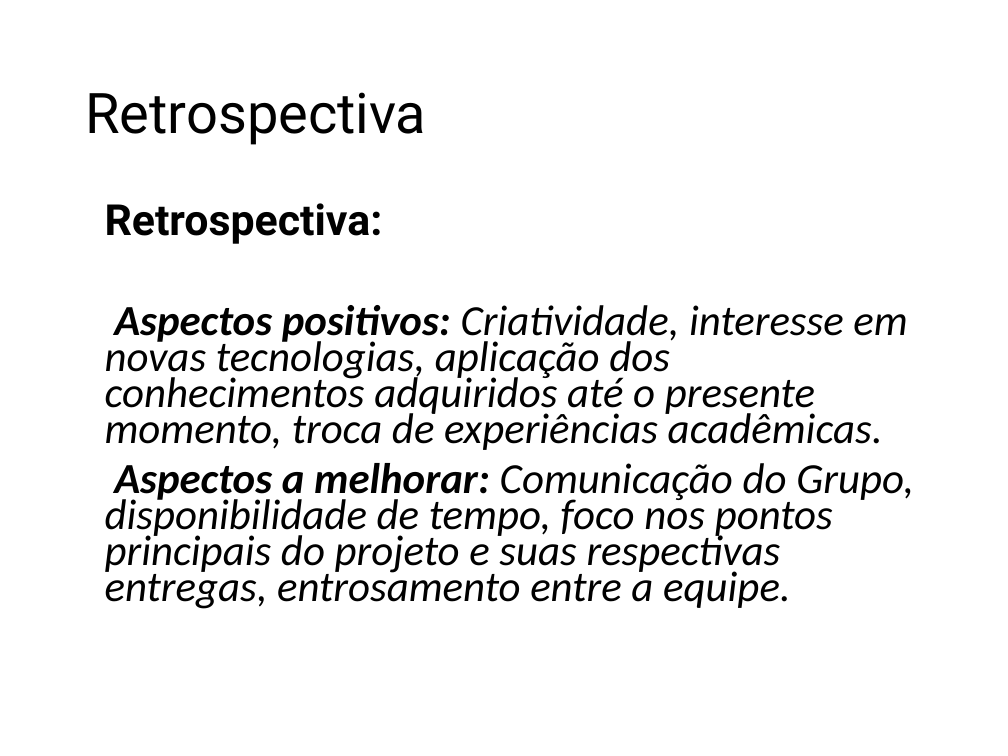
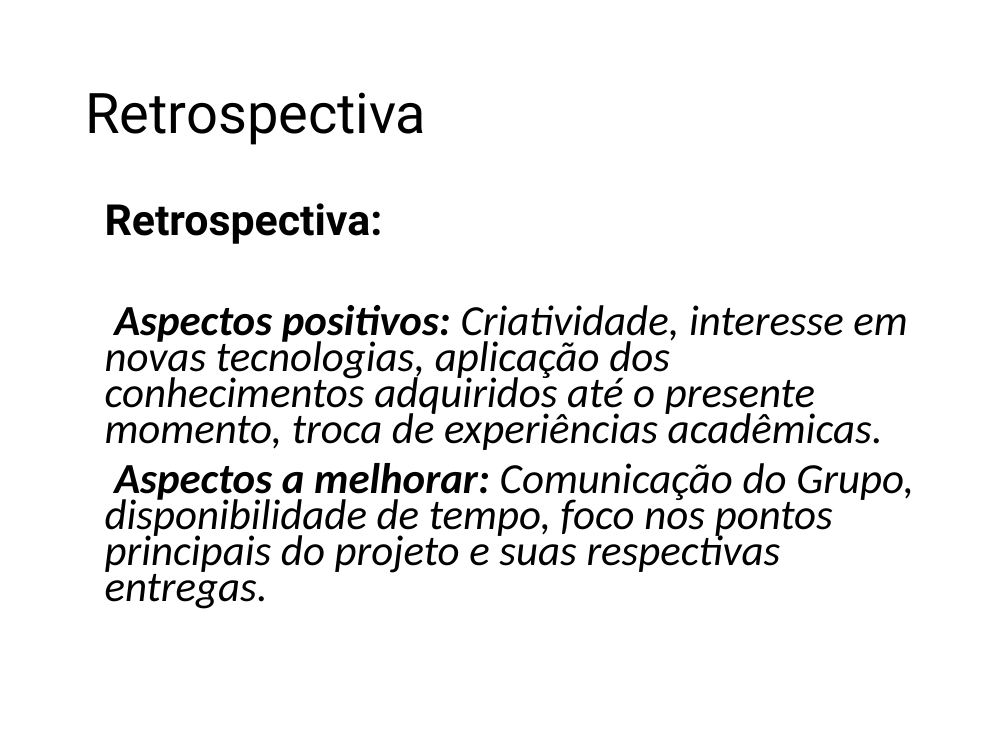
Before and after one commit to LeonDias1989/Kcal-Control, a slide deck: slide 26 of Kcal Control.pptx (slide 28 before the commit). Drawn at 1008x756 pixels with LibreOffice and Linux fonts; fonts in the diff are those of the drawing. Boxes give left, top, right and bottom in pixels: in the first picture for what was removed or moved away, otherwise in the second. Text is boxed around its words. In the diff, an @@ line names an element or a change of style, - is before the commit and + after.

```diff
--- a/Kcal Control.pptx
+++ b/Kcal Control.pptx
@@ text at bbox=[105, 463, 914, 609]: text changed @@
-Aspectos a melhorar: Comunicação do Grupo, disponibilidade de tempo, foco nos pontos principais do projeto e suas respectivas entregas, entrosamento entre a equipe.
+Aspectos a melhorar: Comunicação do Grupo, disponibilidade de tempo, foco nos pontos principais do projeto e suas respectivas entregas.
```
Also in this commit, not shown: 13 other slides changed, 2 slides removed, 11 other files.
